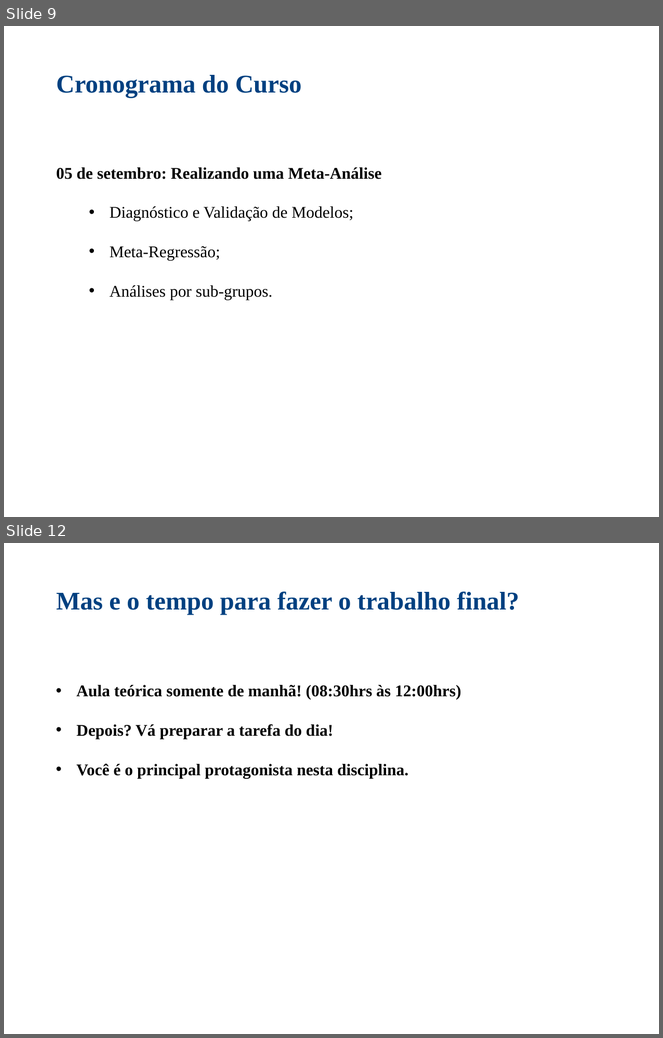
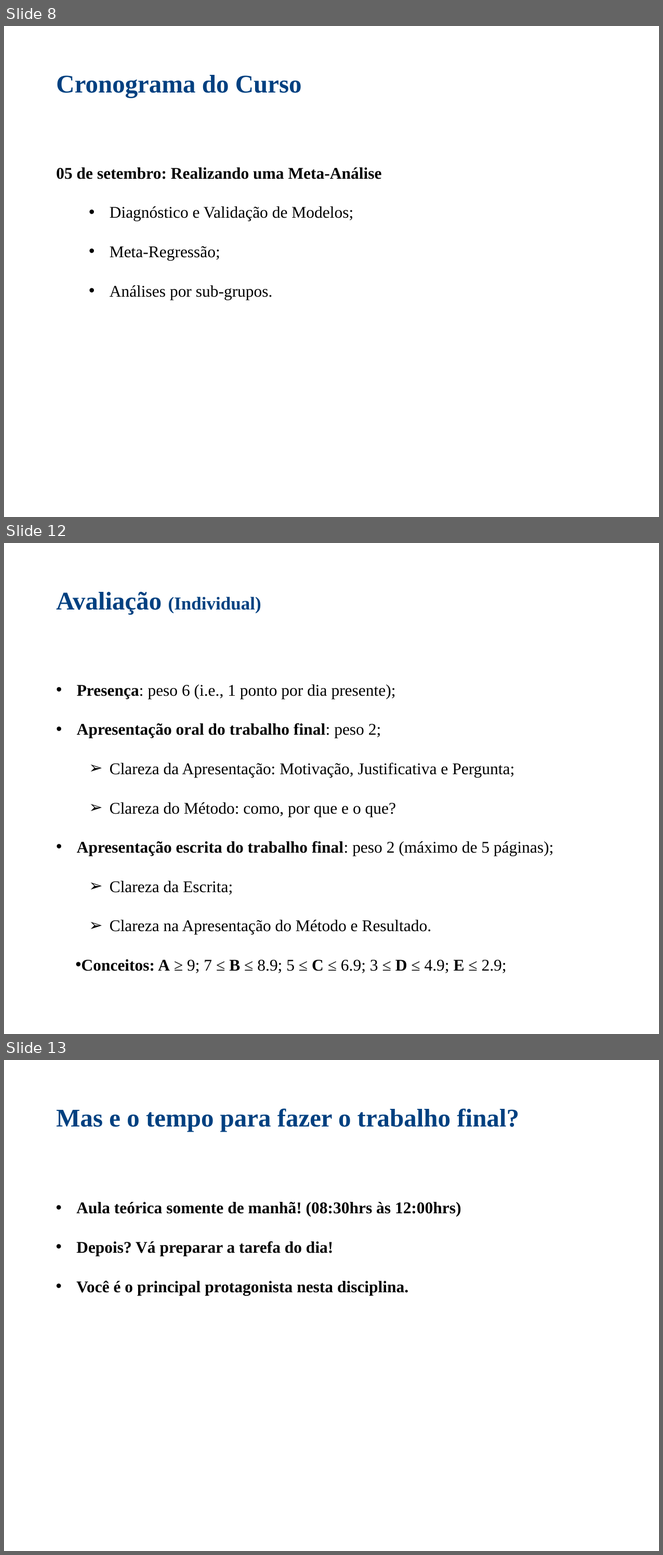
Before and after one commit to nacmarino/maR, a slide deck: 01 - apresentacao e estrutura do curso/Estrutura do Curso.pptx. Shown one above the other, each under a label of ours: slides 9 and 12 before the commit, slides 8, 12 and 13 after it; the slides between them are not shown. The pictures are 663x1038 and 663x1555 pixels, drawn with LibreOffice and Linux fonts; fonts in the diff are those of the drawing. Boxes give left, top, right and bottom in pixels: in the first picture for what was removed or moved away, otherwise in the second. Text is boxed around its words. In the diff, an @@ line names an element or a change of style, - is before the commit and + after.

Commit message:
adicionando método de avaliação

```diff
--- a/01 - apresentacao e estrutura do curso/Estrutura do Curso.pptx
+++ b/01 - apresentacao e estrutura do curso/Estrutura do Curso.pptx
@@ slide 12 added at <box>4,543,659,1034</box>, background #FFFFFF @@
@@ text added at <box>56,592,261,615</box>, 20 pt, text #004080, bold @@
+Avaliação (Individual)
@@ text added at <box>77,684,554,974</box>, 18 pt, text #000000 @@
+• Presença: peso 6 (i.e., 1 ponto por dia presente);
+• Apresentação oral do trabalho final: peso 2;
+  ➢ Clareza da Apresentação: Motivação, Justificativa e Pergunta;
+  ➢ Clareza do Método: como, por que e o que?
+• Apresentação escrita do trabalho final: peso 2 (máximo de 5 páginas);
+  ➢ Clareza da Escrita;
+  ➢ Clareza na Apresentação do Método e Resultado.
+  • Conceitos: A ≥ 9; 7 ≤ B ≤ 8.9; 5 ≤ C ≤ 6.9; 3 ≤ D ≤ 4.9; E ≤ 2.9;
@@ what was slide 9 is now slide 8 @@
@@ what was slide 12 is now slide 13 @@
```
Also in this commit, not shown: 6 slides changed.
